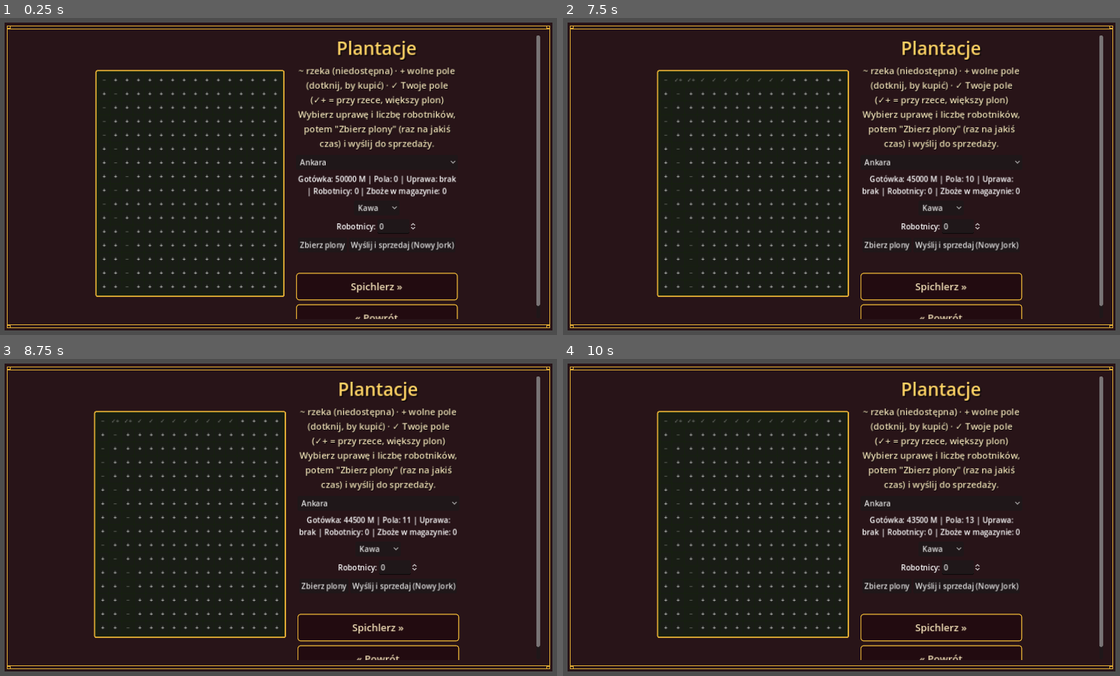
Above: before the commit, frames 1-4 (two rows, left to right).
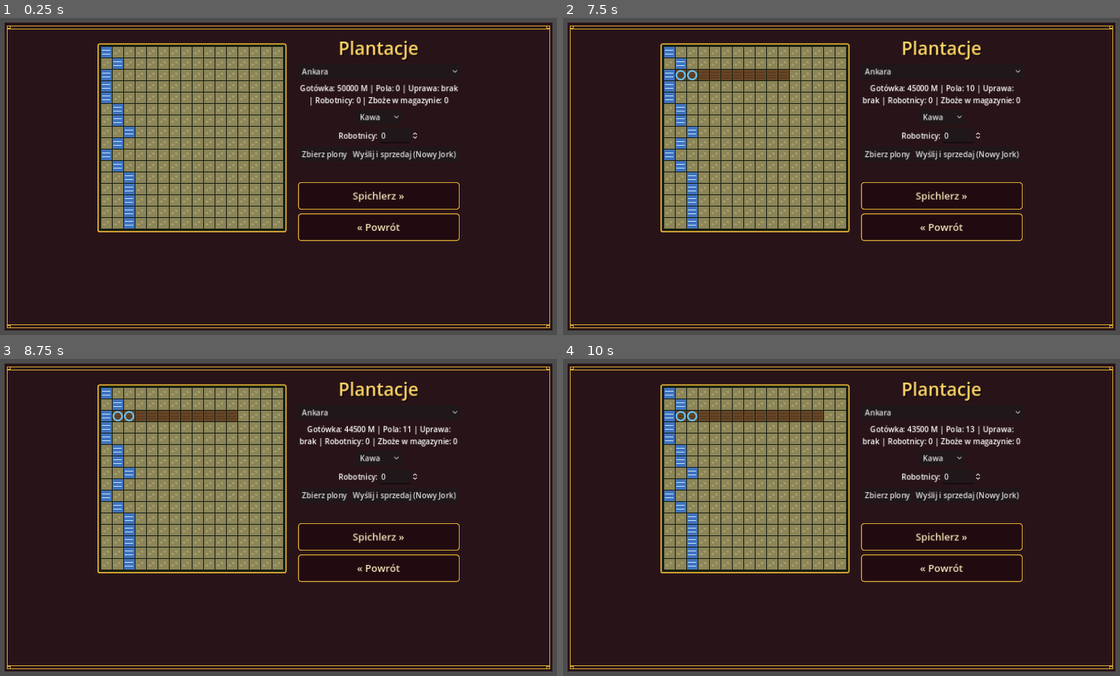
Above: after the commit, the same moments.

Repository: cinekm20/the-forger-retro-tycoon
Game: Godot game, scene res://scenes/plantation/Plantation.tscn
Same seed, same stepped clock (60 frames per second), same inputs: the game is played once before the commit and once after it. This scene is started directly instead of the project's main scene.
Inputs (mouse positions are in pixels of both pictures, inside the frame that each line leads up to):
- Up to frame 1 (0.25 s): no input
- Up to frame 2 (7.5 s): click (679, 81) at 0.5 s, where only the run before the commit has a clickable "+"; click (691, 81) at 1.25 s, where only the run before the commit has a clickable "+"; click (702, 81) at 2 s, where only the run before the commit has a clickable "+"; click (713, 81) at 2.75 s, where only the run before the commit has a clickable "+"; click (724, 81) at 3.5 s, where only the run before the commit has a clickable "+"; click (735, 81) at 4.25 s, where only the run before the commit has a clickable "+"; click (746, 81) at 5 s, where only the run before the commit has a clickable "+"; click (757, 81) at 5.75 s, where only the run before the commit has a clickable "+"; click (769, 81) at 6.5 s, where only the run before the commit has a clickable "+"; click (780, 81) at 7.25 s, where only the run before the commit has a clickable "+"
- Up to frame 3 (8.75 s): click (233, 422) at 8 s, where only the run before the commit has a clickable "+"
- Up to frame 4 (10 s): click (808, 422) at 8.75 s, where only the run before the commit has a clickable "+"; click (819, 422) at 9.5 s, where only the run before the commit has a clickable "+"

The runs differ from the first frame. In frame 1, 24% of the frame differs, in the area x 17-97%, y 5-95%; in frame 2, 24%; in frame 3, 24%; in frame 4, 24%.

Commit message:
Zastąp legendę i symbole tekstowe ikonkami pól na plantacji
Usunięto opisowy tekst legendy ("~ rzeka, + wolne pole, ✓ Twoje pole...")
— zamiast tego każde pole siatki rysuje teraz natywną ikonkę
(PlantationTileIcon, ten sam patent co VaultIcon.gd/MapPin.gd): rzeka to
niebieska "fala", wolne pole do kupienia to jasna, dzika ziemia z
krzakami, Twoje pole bez uprawy to ciemna, zaorana ziemia, a obsiane
pole to roślinka w kolorze zależnym od uprawy (kawa/tytoń/herbata/
kakao) — plus cienka niebieska obwódka, jeśli pole sąsiaduje z rzeką.

Diff:
--- a/game/scenes/plantation/Plantation.gd
+++ b/game/scenes/plantation/Plantation.gd
@@ -2,6 +2,8 @@
 ## Ekran plantacji — działająca logika (siatka pól, rzeka, uprawa, robotnicy,
 ## zbiory, wysyłka) na placeholderowym UI z podstawowych kontrolek Godota.
 ## Grafikę (docs/GRAFIKA_LEONARDO.md §3) podepniemy później bez zmiany logiki.
+
+const PlantationTileIconScript := preload("res://scripts/ui/PlantationTileIcon.gd")
 
 var selected_city: String = ""
 var plantation_index: int = -1
@@ -39,21 +41,6 @@
 
 	ScreenHelpers.make_title(right_column, "Plantacje")
 	ScreenHelpers.make_turn_indicator(right_column)
-
-	## Krótka legenda — bez tego nie było jasne, co robią pola siatki ani
-	## przyciski (zgłoszone przez testera: "nie bardzo wiadomo co tam robić").
-	## autowrap + custom_minimum_size.x: bez tego Label bez zawijania zgłasza
-	## jako swój minimalny rozmiar całą, jednowierszową szerokość tekstu
-	## (dwa pełne zdania — grubo ponad 1000px), co rozpychało cały wiersz
-	## (siatka + prawa kolumna) szerzej niż ramka ekranu (zgłoszone przez
-	## użytkownika: "plantacja jest za szeroka"), a poziome przewijanie jest
-	## celowo wyłączone w make_root (horizontal_scroll_mode = DISABLED).
-	var legend_label := ScreenHelpers.make_label(
-		right_column,
-		tr("~ rzeka (niedostępna) · + wolne pole (dotknij, by kupić) · ✓ Twoje pole (✓+ = przy rzece, większy plon)\nWybierz uprawę i liczbę robotników, potem \"Zbierz plony\" (raz na jakiś czas) i wyślij do sprzedaży."),
-	)
-	legend_label.autowrap_mode = TextServer.AUTOWRAP_WORD
-	legend_label.custom_minimum_size = Vector2(340, 0)
 
 	var city_option := OptionButton.new()
 	for city_id in Cities.get_plantation_cities():
@@ -167,6 +154,10 @@
 	_update_info()
 
 
+## Kafelki rysowane jako ikonki (PlantationTileIcon) zamiast tekstu ~/+/✓/✓+
+## — nie wymaga już osobnej legendy tłumaczącej symbole (zgłoszone przez
+## użytkownika). btn.flat = true: zwykłe tło/ramka przycisku wyłączone,
+## widoczna jest tylko ikonka wypełniająca cały kafelek.
 func _rebuild_grid() -> void:
 	for child in grid_container.get_children():
 		child.queue_free()
@@ -174,16 +165,28 @@
 	for tile_index in plantation["grid"].size():
 		var btn := Button.new()
 		btn.custom_minimum_size = Vector2(22, 22)
-		btn.add_theme_font_size_override("font_size", 12)
+		btn.flat = true
+
+		var icon: Control = PlantationTileIconScript.new()
+		icon.set_anchors_preset(Control.PRESET_FULL_RECT)
+		icon.mouse_filter = Control.MOUSE_FILTER_IGNORE
+
 		if PlayerPlantations.is_river_tile(plantation_index, tile_index):
-			btn.text = "~"
+			icon.kind = PlantationTileIconScript.Kind.RIVER
 			btn.disabled = true
 		elif plantation["grid"][tile_index]:
-			btn.text = "✓" if not PlayerPlantations.is_adjacent_to_river(plantation_index, tile_index) else "✓+"
+			icon.river_adjacent = PlayerPlantations.is_adjacent_to_river(plantation_index, tile_index)
+			if plantation["crop"] != "":
+				icon.kind = PlantationTileIconScript.Kind.CROP
+				icon.crop = plantation["crop"]
+			else:
+				icon.kind = PlantationTileIconScript.Kind.SOIL
 			btn.disabled = true
 		else:
-			btn.text = "+"
+			icon.kind = PlantationTileIconScript.Kind.VACANT
 			btn.pressed.connect(_on_tile_pressed.bind(tile_index))
+
+		btn.add_child(icon)
 		grid_container.add_child(btn)
 
 
--- /dev/null
+++ b/game/scripts/ui/PlantationTileIcon.gd
@@ -0,0 +1,67 @@
+class_name PlantationTileIcon
+extends Control
+## Ikonka pojedynczego pola plantacji, rysowana natywnie — ten sam powód co
+## VaultIcon.gd/MapPin.gd/MenuFrame.gd (Leonardo.ai nie generuje małych,
+## wyizolowanych ikon, patrz docs/GRAFIKA_LEONARDO.md). Zastępuje poprzednie
+## symbole tekstowe (~/+/✓/✓+), które wymagały osobnej legendy tłumaczącej
+## ich znaczenie (zgłoszone przez użytkownika: usunąć opis, zrobić ikonki) —
+## kolor/kształt ma być czytelny sam z siebie: niebieska "fala" = rzeka,
+## jasna, dzika ziemia z krzakami = wolne pole do kupienia, ciemna, zaorana
+## ziemia = Twoje pole, kolorowa roślinka na ziemi = obsiane pole (kolor wg
+## uprawy), cienka jasnoniebieska obwódka = pole sąsiaduje z rzeką (większy
+## plon przy zbiorach).
+
+enum Kind { RIVER, VACANT, SOIL, CROP }
+
+const COLOR_RIVER := Color(0.25, 0.45, 0.75)
+const COLOR_RIVER_WAVE := Color(0.75, 0.88, 0.97)
+const COLOR_VACANT := Color(0.55, 0.52, 0.35)
+const COLOR_VACANT_SCRUB := Color(0.65, 0.62, 0.4)
+const COLOR_SOIL := Color(0.4, 0.27, 0.15)
+const COLOR_SOIL_CLOD := Color(0.32, 0.21, 0.11)
+const COLOR_RIVER_ADJACENT_RING := Color(0.4, 0.75, 0.95)
+
+const CROP_COLORS := {
+	"coffee": Color(0.32, 0.18, 0.09),
+	"tobacco": Color(0.68, 0.62, 0.22),
+	"tea": Color(0.28, 0.55, 0.28),
+	"cocoa": Color(0.42, 0.22, 0.12),
+}
+
+var kind: int = Kind.VACANT
+var crop: String = ""
+var river_adjacent: bool = false
+
+
+func _init() -> void:
+	## IGNORE — ikonka jest czysto wizualna, tylko rodzic (Button w
+	## Plantation.gd) obsługuje kliknięcia zakupu pola.
+	mouse_filter = Control.MOUSE_FILTER_IGNORE
+
+
+func _draw() -> void:
+	var s := size
+	if s.x <= 0.0 or s.y <= 0.0:
+		return
+	match kind:
+		Kind.RIVER:
+			draw_rect(Rect2(Vector2.ZERO, s), COLOR_RIVER)
+			for i in 2:
+				var y := s.y * (0.32 + i * 0.36)
+				draw_line(Vector2(s.x * 0.1, y), Vector2(s.x * 0.9, y), COLOR_RIVER_WAVE, maxf(1.0, s.x * 0.08))
+		Kind.VACANT:
+			draw_rect(Rect2(Vector2.ZERO, s), COLOR_VACANT)
+			draw_circle(s * Vector2(0.3, 0.6), s.x * 0.12, COLOR_VACANT_SCRUB)
+			draw_circle(s * Vector2(0.65, 0.35), s.x * 0.12, COLOR_VACANT_SCRUB)
+		Kind.SOIL:
+			draw_rect(Rect2(Vector2.ZERO, s), COLOR_SOIL)
+			for i in 3:
+				var y := s.y * (0.25 + i * 0.25)
+				draw_line(Vector2(s.x * 0.1, y), Vector2(s.x * 0.9, y), COLOR_SOIL_CLOD, maxf(1.0, s.x * 0.06))
+		Kind.CROP:
+			draw_rect(Rect2(Vector2.ZERO, s), COLOR_SOIL)
+			var plant_color: Color = CROP_COLORS.get(crop, Color.FOREST_GREEN)
+			draw_circle(s * 0.5, s.x * 0.32, plant_color)
+			draw_circle(s * Vector2(0.5, 0.32), s.x * 0.14, plant_color.lightened(0.3))
+	if river_adjacent:
+		draw_arc(s * 0.5, s.x * 0.42, 0.0, TAU, 12, COLOR_RIVER_ADJACENT_RING, maxf(1.0, s.x * 0.1), true)
--- a/game/translations/ui.csv
+++ b/game/translations/ui.csv
@@ -114,10 +114,6 @@
 %s: %.1f M / jednostkę,%s: %.1f M / unit,%s: %.1f M / Einheit
 "%s: %d szt. po %.1f M, termin dzień %d, kara %.0f M","%s: %d units at %.1f M, due day %d, penalty %.0f M","%s: %d Einheiten zu %.1f M, fällig Tag %d, Strafe %.0f M"
 Brak aktywnych kontraktów.,No active contracts.,Keine aktiven Kontrakte.
-"~ rzeka (niedostępna) · + wolne pole (dotknij, by kupić) · ✓ Twoje pole (✓+ = przy rzece, większy plon)
-Wybierz uprawę i liczbę robotników, potem ""Zbierz plony"" (raz na jakiś czas) i wyślij do sprzedaży.","~ river (unavailable) · + free tile (tap to buy) · ✓ your tile (✓+ = by the river, bigger yield)
-Pick a crop and worker count, then ""Harvest"" (once time has passed) and ship it for sale.","~ Fluss (nicht verfügbar) · + freies Feld (antippen, um zu kaufen) · ✓ dein Feld (✓+ = am Fluss, höherer Ertrag)
-Wähle eine Anbaupflanze und die Anzahl der Arbeiter, dann ""Ernten"" (wenn genug Zeit vergangen ist) und zum Verkauf versenden."
 Robotnicy:,Workers:,Arbeiter:
 Zbierz plony,Harvest,Ernten
 Wyślij i sprzedaj (Nowy Jork),Ship and sell (New York),Versenden und verkaufen (New York)
